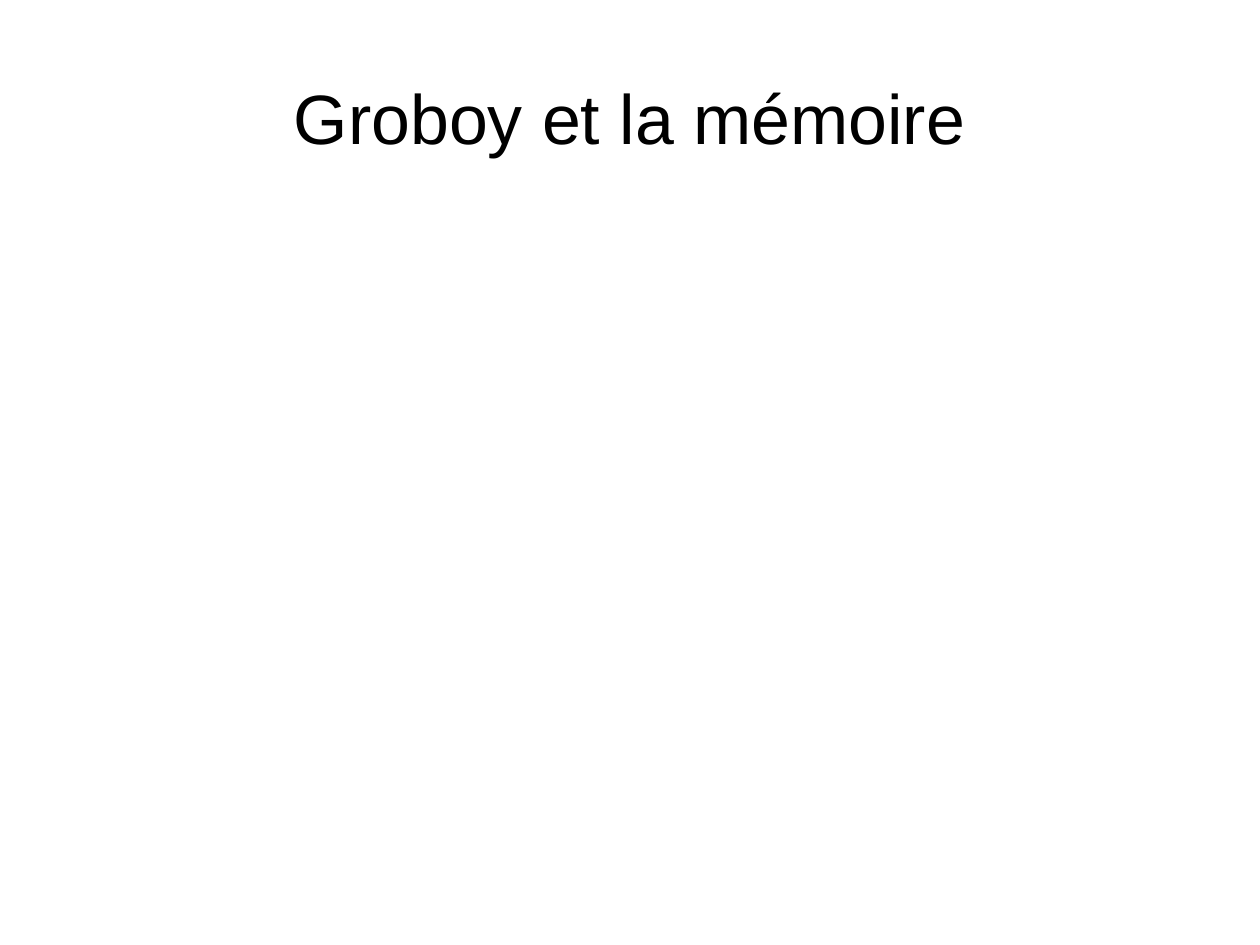
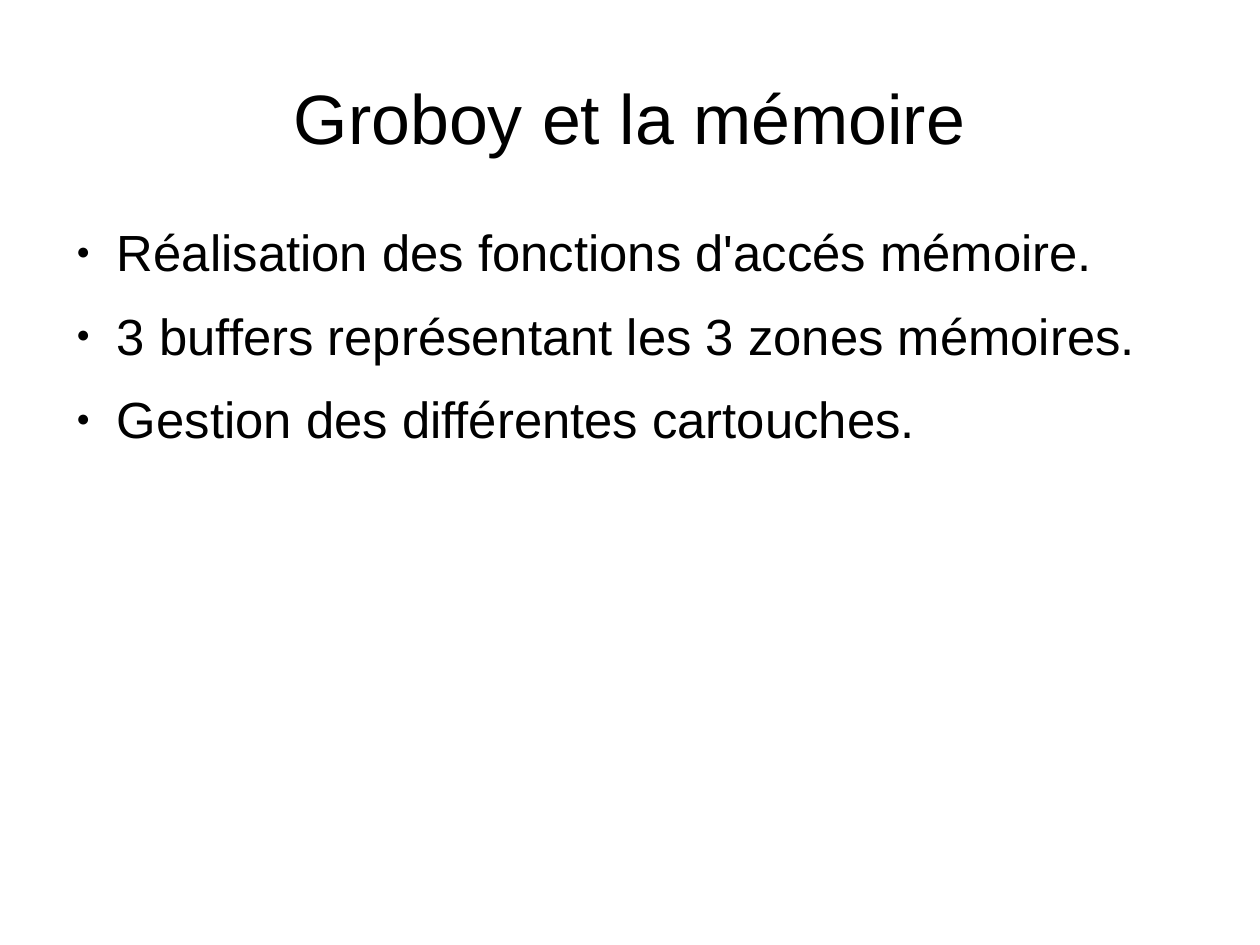
Before and after one commit to joakim-d/GroBoy, a slide deck: slide 17 of documents_TER/soutenance.odp (slide 6 before the commit). Drawn at 1260x945 pixels with LibreOffice and Linux fonts; fonts in the diff are those of the drawing. Boxes give left, top, right and bottom in pixels: in the first picture for what was removed or moved away, otherwise in the second. Text is boxed around its words. In the diff, an @@ line names an element or a change of style, - is before the commit and + after.

```diff
--- a/documents_TER/soutenance.odp
+++ b/documents_TER/soutenance.odp
@@ text added at [117,233,1135,439], 32 pt, text #000000 @@
+● Réalisation des fonctions d'accés mémoire.
+● 3 buffers représentant les 3 zones mémoires.
+● Gestion des différentes cartouches.
```
Also in this commit, not shown: 1 other slide changed, 24 slides added.
